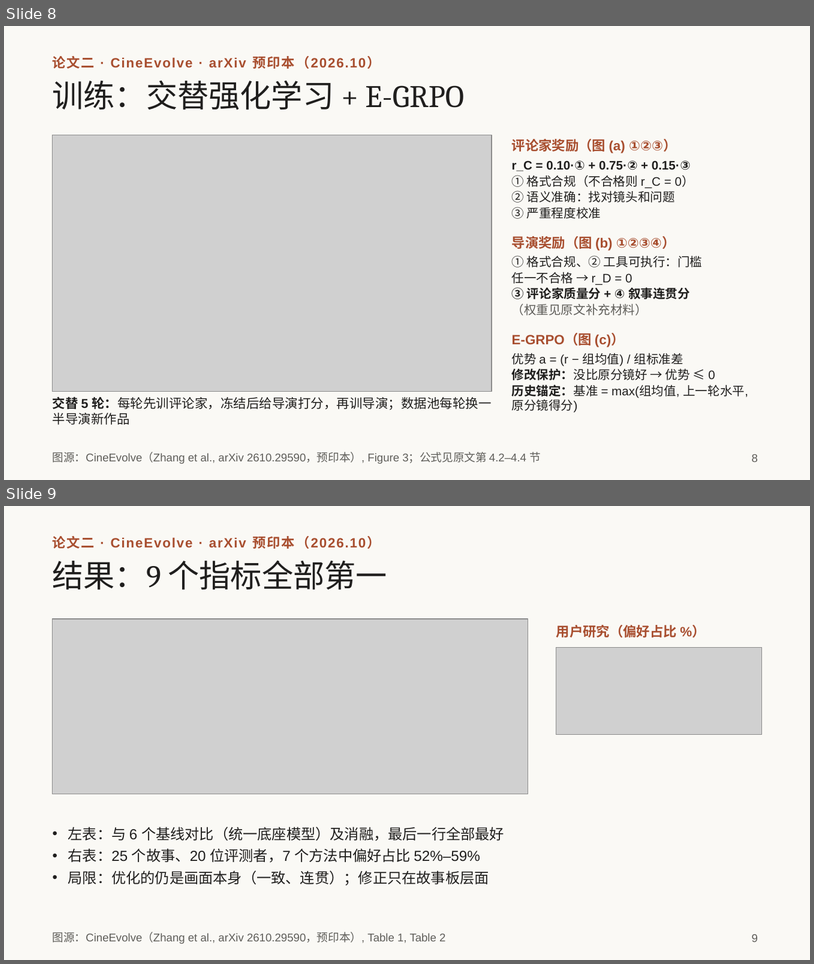
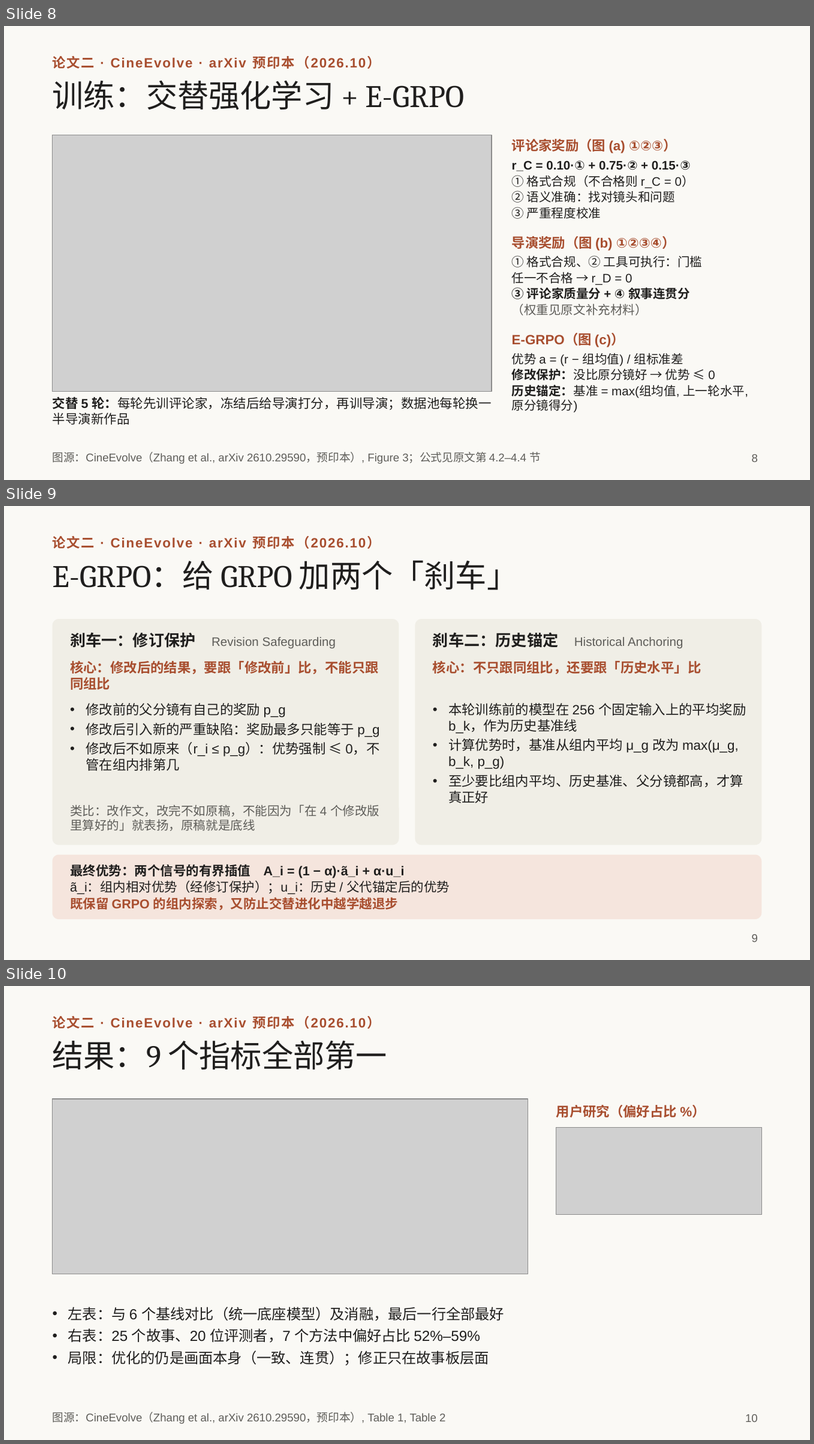
Before and after one commit to irving-2222/ICML, a slide deck: talk/研究分享_从多智能体协作到自进化.pptx. Shown one above the other, each under a label of ours: slides 8 and 9 before the commit, slides 8, 9 and 10 after it. The pictures are 814x964 and 814x1444 pixels, drawn with LibreOffice and Linux fonts; fonts in the diff are those of the drawing; grey boxes stand for pictures. Boxes give left, top, right and bottom in pixels: in the first picture for what was removed or moved away, otherwise in the second. Text is boxed around its words. In the diff, an @@ line names an element or a change of style, - is before the commit and + after.

```diff
--- a/talk/研究分享_从多智能体协作到自进化.pptx
+++ b/talk/研究分享_从多智能体协作到自进化.pptx
@@ slide 9 added at [4, 506, 810, 960], background #FAF9F5 @@
@@ text added at [53, 536, 381, 549], 12 pt, text #A84E2F, bold @@
+论文二 · CineEvolve · arXiv 预印本（2026.10）
@@ title added at [53, 560, 518, 590], 28 pt, text #1F1E1D @@
+E-GRPO：给 GRPO 加两个「刹车」
@@ rounded rectangle added at [53, 619, 399, 844], fill #F0EEE6 @@
@@ rounded rectangle added at [415, 619, 762, 844], fill #F0EEE6 @@
@@ text added at [70, 632, 336, 648], 11 pt, text #5E5D59 @@
+刹车一：修订保护 Revision Safeguarding
@@ text added at [433, 632, 684, 648], 11 pt, text #5E5D59 @@
+刹车二：历史锚定 Historical Anchoring
@@ text added at [70, 661, 379, 690], 12 pt, text #A84E2F, bold @@
+核心：修改后的结果，要跟「修改前」比，不能只跟同组比
@@ text added at [433, 661, 702, 674], 12 pt, text #A84E2F, bold @@
+核心：不只跟同组比，还要跟「历史水平」比
@@ text added at [86, 703, 380, 771], 12 pt, text #1F1E1D @@
+• 修改前的父分镜有自己的奖励 p_g
+• 修改后引入新的严重缺陷：奖励最多只能等于 p_g
+• 修改后不如原来（r_i ≤ p_g）：优势强制 ≤ 0，不管在组内排第几
@@ text added at [449, 703, 746, 803], 12 pt, text #1F1E1D @@
+• 本轮训练前的模型在 256 个固定输入上的平均奖励 b_k，作为历史基准线
+• 计算优势时，基准从组内平均 μ_g 改为 max(μ_g, b_k, p_g)
+• 至少要比组内平均、历史基准、父分镜都高，才算真正好
@@ text added at [70, 804, 380, 831], 11 pt, text #5E5D59 @@
+类比：改作文，改完不如原稿，不能因为「在 4 个修改版里算好的」就表扬，原稿就是底线
@@ rounded rectangle added at [53, 855, 762, 919], fill #D97757 at 15% opacity @@
@@ text added at [70, 864, 450, 910], 11.5 pt, text #1F1E1D, bold @@
+最终优势：两个信号的有界插值 A_i = (1 − α)·ã_i + α·u_i
+ã_i：组内相对优势（经修订保护）；u_i：历史 / 父代锚定后的优势
+既保留 GRPO 的组内探索，又防止交替进化中越学越退步
@@ page number added at [752, 934, 758, 942], 10 pt, text #5E5D59 @@
+9
@@ what was slide 9 is now slide 10 @@
@@ page number at [746, 1414, 758, 1422]: text changed @@
-9
+10
```
